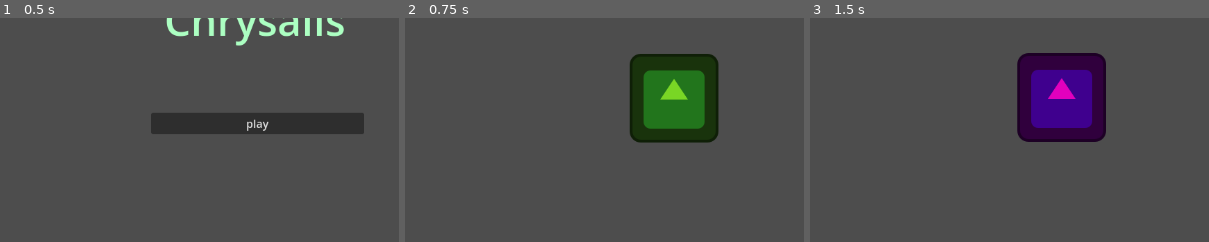
Above: before the commit, frames 1-3 (left to right).
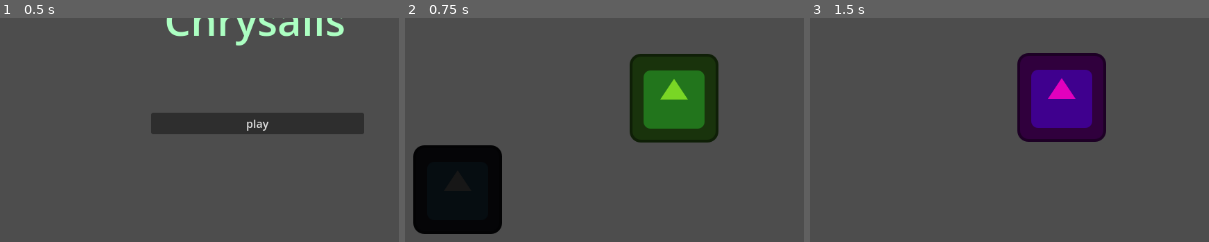
Above: after the commit, the same moments.

Repository: soapie18/gmtk-jam-26
Game: Godot game, scene res://root_context.tscn
The game is run twice, just before and just after one commit, with the same random seed, the same clock (stepped at 60 frames per second) and the same inputs. The engine's default icon, where the game draws it, is replaced by a stand-in: a white triangle on a blue panel in a dark square.
Inputs (mouse positions are % of the whole screen's width and height, from its top left):
- Up to frame 1 (0.5 s): no input
- Up to frame 2 (0.75 s): click "play" at 0.5 s
- Up to frame 3 (1.5 s): click (50, 4) at 1.25 s
The pictures show only the part of the screen within x 18-68%, y 28-78%; the shares and areas given below are measured in that part.

Frame 1 is identical in both runs. In frame 2, 8.7% of the frame differs, in the area x 2-25%, y 56-97%; in frame 3, nothing differs.

Commit message:
made interactable test item

Diff:
--- a/Garden/Scenes/Grass/GrassScene.tscn
+++ b/Garden/Scenes/Grass/GrassScene.tscn
@@ -1,8 +1,9 @@
-[gd_scene load_steps=4 format=3 uid="uid://dajel0bnqxcum"]
+[gd_scene load_steps=5 format=3 uid="uid://dajel0bnqxcum"]
 
 [ext_resource type="Script" uid="uid://h52mvnl2r4du" path="res://Garden/Scenes/Grass/grass_scene.gd" id="1_hfxly"]
 [ext_resource type="Texture2D" uid="uid://it8vtppvs3mp" path="res://icon.svg" id="2_hw70u"]
 [ext_resource type="Script" uid="uid://cph0g1c6n06yh" path="res://UI/change_scene_button.gd" id="3_hfxly"]
+[ext_resource type="PackedScene" uid="uid://be0soylfpuqqu" path="res://Interactables/InteractableTest.tscn" id="4_hw70u"]
 
 [node name="GrassScene" type="Node2D"]
 script = ExtResource("1_hfxly")
@@ -41,5 +42,8 @@
 target_name = "pond"
 metadata/_custom_type_script = "uid://cph0g1c6n06yh"
 
+[node name="InteractableTest" parent="." instance=ExtResource("4_hw70u")]
+position = Vector2(285, 431)
+
 [connection signal="pressed" from="CanvasLayer/TreetopButton" to="CanvasLayer/TreetopButton" method="_on_pressed"]
 [connection signal="pressed" from="CanvasLayer/PondButton" to="CanvasLayer/PondButton" method="_on_pressed"]
--- /dev/null
+++ b/Interactables/InteractableTest.tscn
@@ -0,0 +1,24 @@
+[gd_scene load_steps=4 format=3 uid="uid://be0soylfpuqqu"]
+
+[ext_resource type="Script" uid="uid://bvgdrnkvfyw5o" path="res://Interactables/interactable_test.gd" id="1_8yipk"]
+[ext_resource type="Texture2D" uid="uid://it8vtppvs3mp" path="res://icon.svg" id="2_3l02u"]
+
+[sub_resource type="RectangleShape2D" id="RectangleShape2D_4v0hh"]
+size = Vector2(119, 121)
+
+[node name="InteractableTest" type="Node2D"]
+script = ExtResource("1_8yipk")
+
+[node name="Sprite2D" type="Sprite2D" parent="."]
+modulate = Color(0.09239707, 0.09239706, 0.09239706, 1)
+texture = ExtResource("2_3l02u")
+
+[node name="Area2D" type="Area2D" parent="Sprite2D"]
+
+[node name="CollisionShape2D" type="CollisionShape2D" parent="Sprite2D/Area2D"]
+position = Vector2(1.5, 0.5)
+shape = SubResource("RectangleShape2D_4v0hh")
+
+[connection signal="input_event" from="Sprite2D/Area2D" to="." method="_on_area_2d_input_event"]
+[connection signal="mouse_entered" from="Sprite2D/Area2D" to="." method="_on_area_2d_mouse_entered"]
+[connection signal="mouse_exited" from="Sprite2D/Area2D" to="." method="_on_area_2d_mouse_exited"]
--- /dev/null
+++ b/Interactables/interactable_test.gd
@@ -0,0 +1,28 @@
+extends Node2D
+
+@onready var sprite: Sprite2D = $Sprite2D
+
+var default_sprite_scale: Vector2
+var sprite_scale_multiplier: float = 1.1
+
+@export var item_key: String
+
+signal item_clicked(item_key: String)
+
+
+func _ready() -> void:
+	default_sprite_scale = sprite.scale
+
+
+func _on_area_2d_input_event(_viewport: Node, event: InputEvent, _shape_idx: int) -> void:
+	if event is InputEventMouseButton and event.pressed:
+		if event.button_index == MOUSE_BUTTON_LEFT:
+			item_clicked.emit(item_key)
+
+
+func _on_area_2d_mouse_entered() -> void:
+	sprite.scale *= sprite_scale_multiplier
+
+
+func _on_area_2d_mouse_exited() -> void:
+	sprite.scale = default_sprite_scale
--- a/Systems/scene_manager.tscn
+++ b/Systems/scene_manager.tscn
@@ -1,6 +1,6 @@
 [gd_scene load_steps=2 format=3 uid="uid://dysy2i21qnsxg"]
 
-[ext_resource type="Script" uid="uid://bqouwlj6hmqgn" path="res://scene_manager.gd" id="1_r51nh"]
+[ext_resource type="Script" uid="uid://bqouwlj6hmqgn" path="res://Systems/scene_manager.gd" id="1_r51nh"]
 
 [node name="SceneManager" type="Node2D"]
 script = ExtResource("1_r51nh")
--- a/project.godot
+++ b/project.godot
@@ -23,6 +23,12 @@
 ]
 }
 
+[layer_names]
+
+2d_physics/layer_1="background"
+2d_physics/layer_2="cursor"
+2d_physics/layer_3="items"
+
 [rendering]
 
 renderer/rendering_method="gl_compatibility"
Not shown, added: Interactables/interactable_test.gd.uid
Renamed: scene_manager.gd -> Systems/scene_manager.gd
Renamed: scene_manager.gd.uid -> Systems/scene_manager.gd.uid
